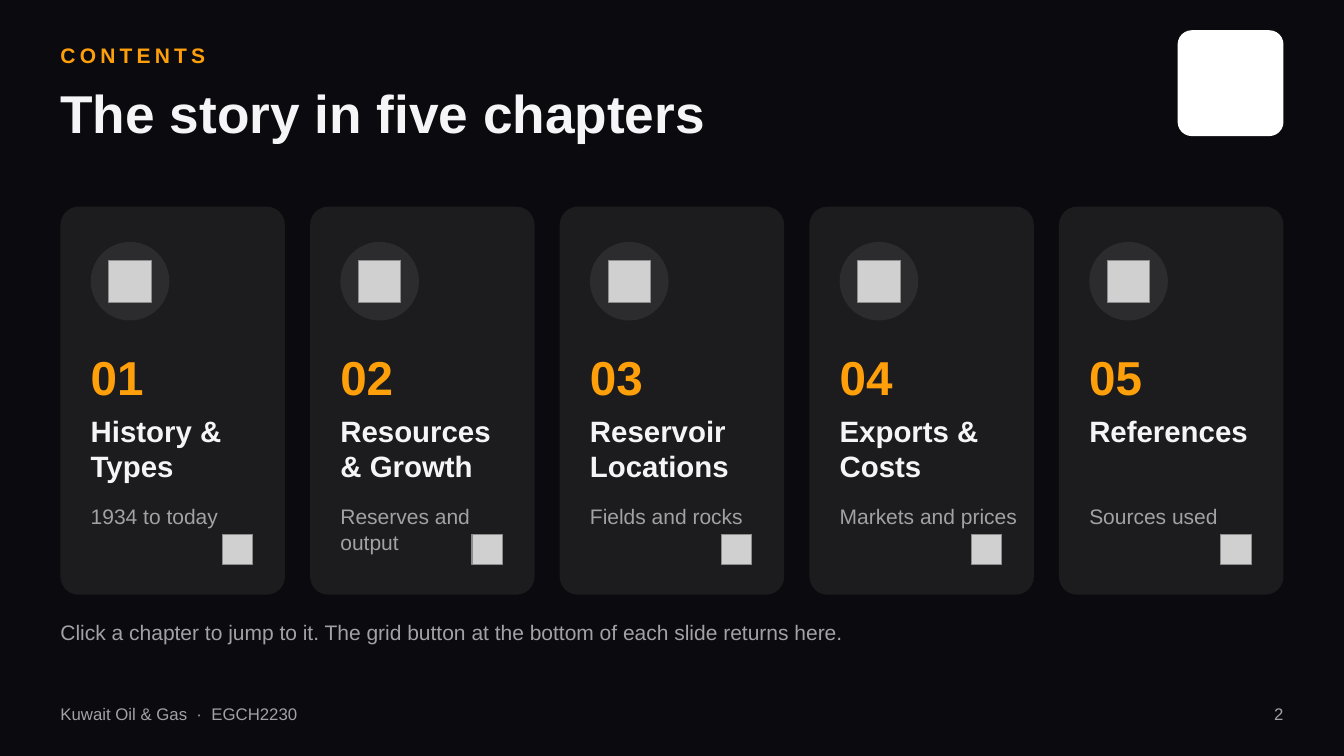
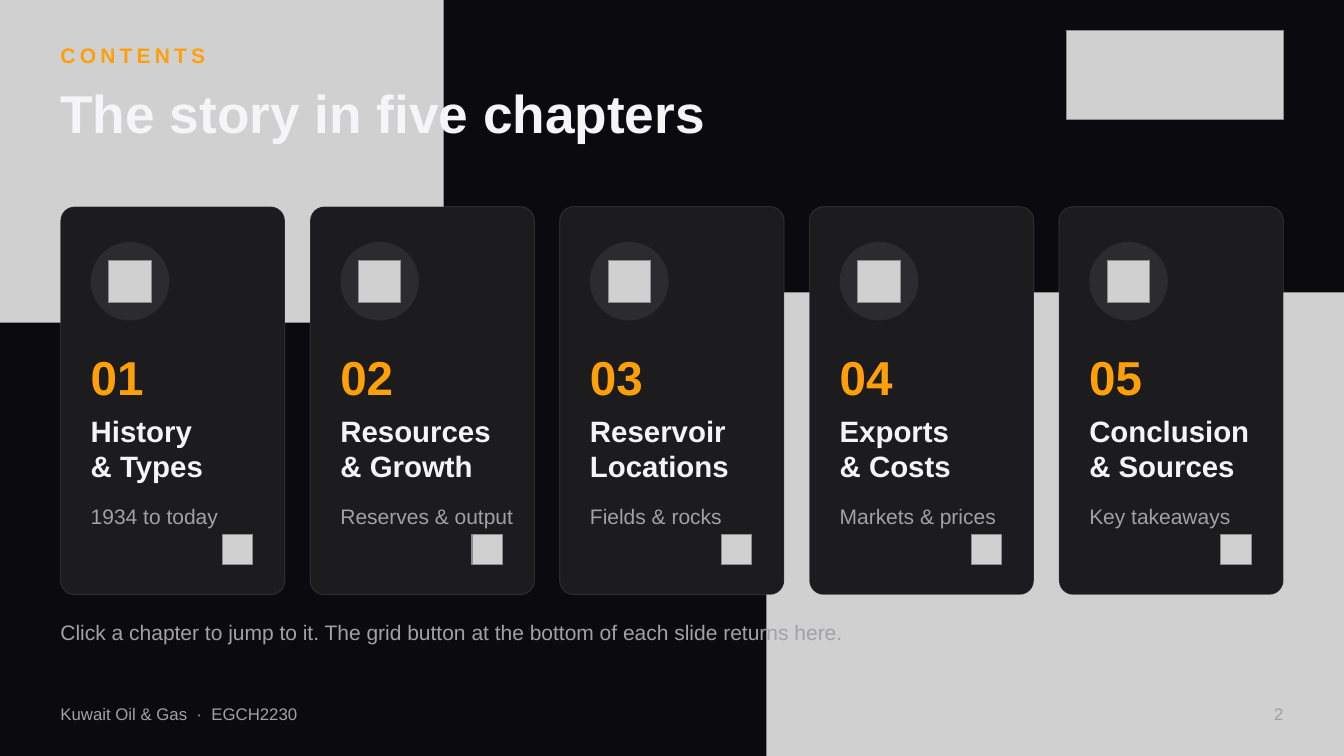
Before and after one commit to 0ceanmind/shahad-research, a slide deck: slide 2 of Kuwait_Oil_and_Gas_Presentation.pptx. Drawn at 1344x756 pixels with LibreOffice and Linux fonts; fonts in the diff are those of the drawing; grey boxes stand for pictures; background and template pictures are left out. Boxes give left, top, right and bottom in pixels: in the first picture for what was removed or moved away, otherwise in the second. Text is boxed around its words. In the diff, an @@ line names an element or a change of style, - is before the commit and + after.

```diff
--- a/Kuwait_Oil_and_Gas_Presentation.pptx
+++ b/Kuwait_Oil_and_Gas_Presentation.pptx
@@ picture added at [0,0,444,323] @@
@@ picture added at [1067,30,1284,120] @@
@@ rounded rectangle removed at [1178,30,1284,136] @@
@@ title "The story in five chapters" rewrapped from [60,94,705,144] to [60,86,705,145] @@
@@ outline none to #FFFFFF 0.75 pt; proportions changed in 5 elements at [60,207,285,595], [311,207,535,595], [560,207,784,595], [810,207,1034,595], [1060,207,1285,595] @@
@@ picture added at [766,292,1344,756] @@
@@ text at [91,420,203,483]: text changed @@
-History & Types
+History
+& Types
@@ text at [840,421,951,478]: text changed @@
-Exports & Costs
+Exports
+& Costs
@@ text at [1089,420,1249,478]: text changed; size 15 to 21 pt; text colour #A1A1A6 to #F5F5F7; bold on @@
-Sources used
+Conclusion
+& Sources
@@ text removed at [1089,420,1247,443] @@
-References
@@ text at [340,509,513,529]: text changed @@
-Reserves and output
+Reserves & output
@@ text at [590,509,722,524]: text changed @@
-Fields and rocks
+Fields & rocks
@@ text at [840,509,996,529]: text changed @@
-Markets and prices
+Markets & prices
@@ text added at [1089,509,1230,529], 15 pt, text #A1A1A6 @@
+Key takeaways
```
Also in this commit, not shown: 27 other slides changed, 5 slides added, 12 other files.
